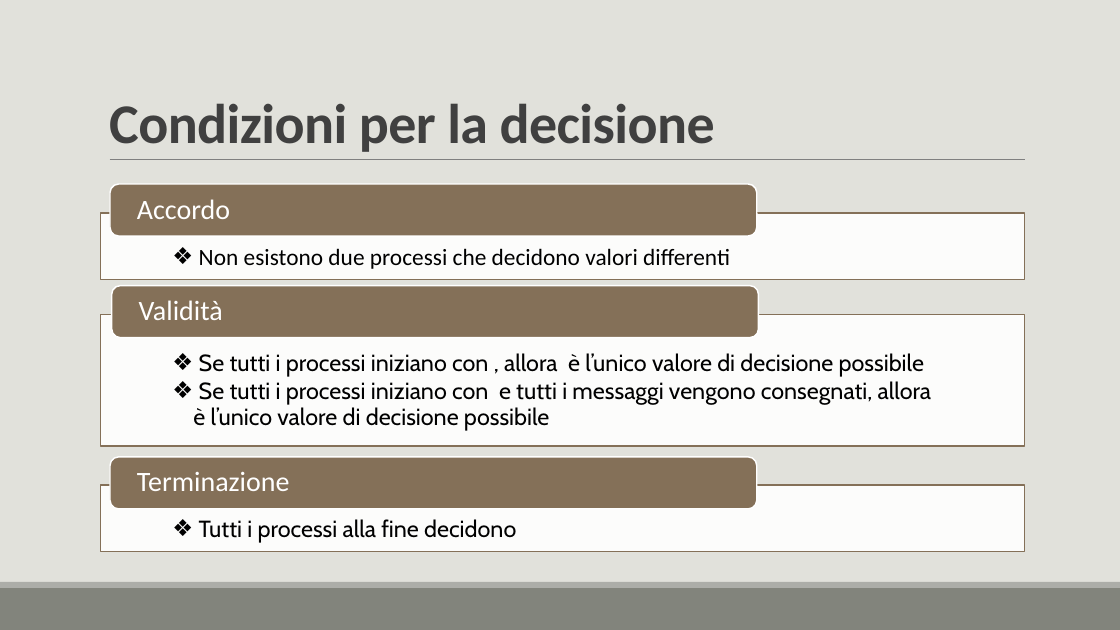
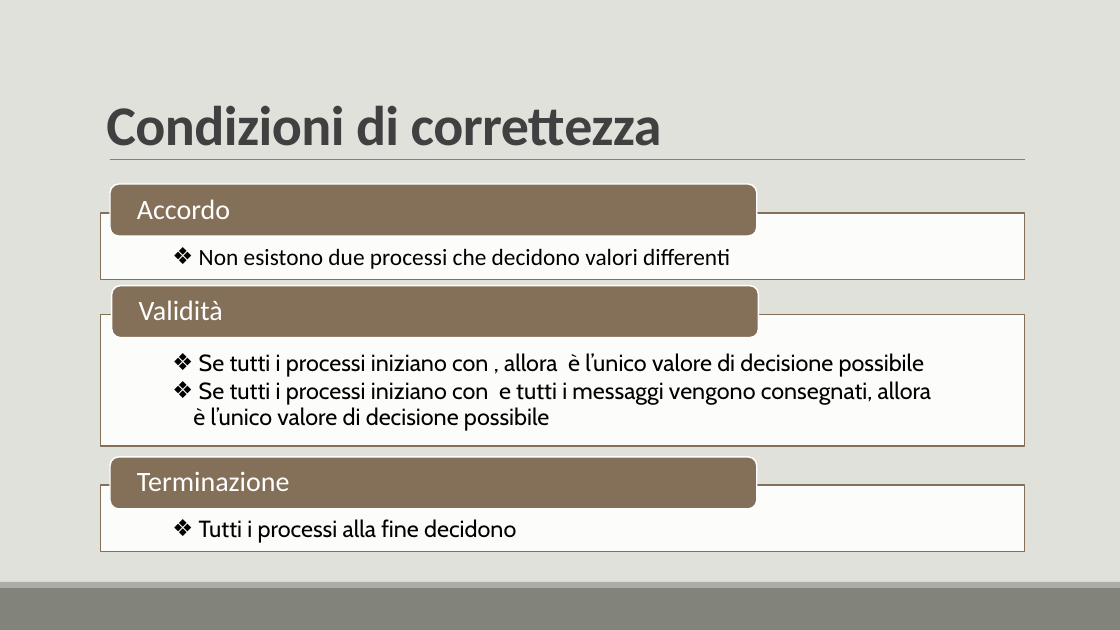
Before and after one commit to lory9894University/mcad, a slide deck: slide 11 of Prensentazione_V2.pptx. Drawn at 1120x630 pixels with LibreOffice and Linux fonts; fonts in the diff are those of the drawing. Boxes give left, top, right and bottom in pixels: in the first picture for what was removed or moved away, otherwise in the second. Text is boxed around its words. In the diff, an @@ line names an element or a change of style, - is before the commit and + after.

```diff
--- a/Prensentazione_V2.pptx
+++ b/Prensentazione_V2.pptx
@@ title at <box>106,105,662,146</box>: text changed @@
-Condizioni per la decisione
+Condizioni di correttezza
```
Also in this commit, not shown: 2 other slides changed, 1 other file.
